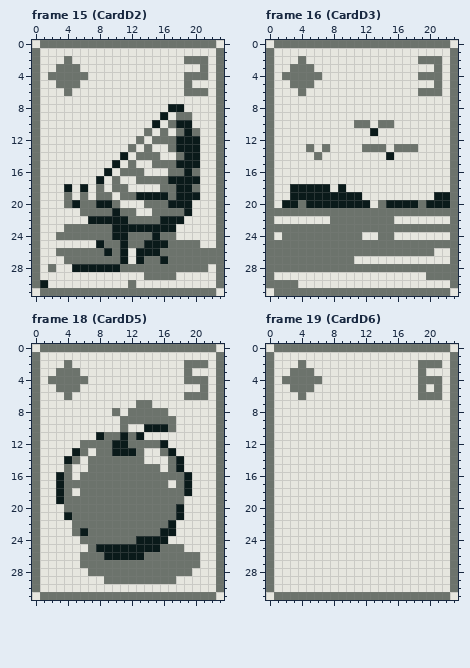
Pixel-art file -- assets/atlas/card.aseprite. Above is the file before it was changed.
24x32 pixels, 60 frames. Shown: frame 15 (CardD2), frame 16 (CardD3), frame 18 (CardD5), frame 19 (CardD6). The commit also changed other frames, which this record leaves out.
The result:
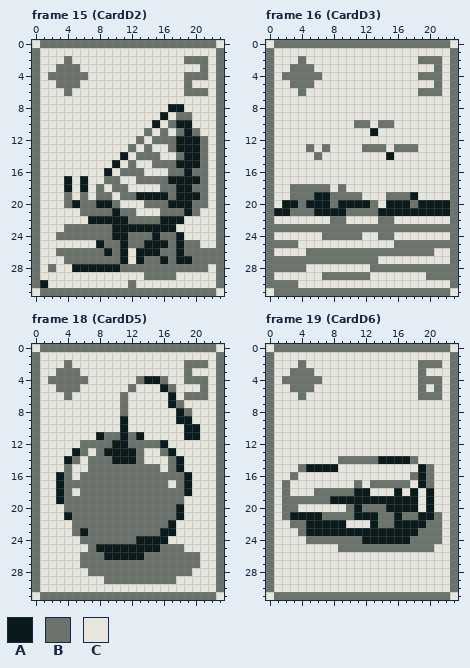
Palette (. is transparent): A #0a1a1a  B #6c736c  C #e6e6df
From old to new:
--- frame 15 (CardD2), layer "face"
@@ x 0..23 @@
 11 BCCCCCCCCCCCCCBCBCBABCCB
-12 BCCCCCCCCCCCCBCBBBAAACCB
-13 BCCCCCCCCCCCBCBCCBAAACCB
-14 BCCCCCCCCCCACBBBCCBAACCB
-15 BCCCCCCCCCACBCCBBBAAACCB
-16 BCCCCCCCCACBBBCCCBBABCCB
-17 BCCCCCCCACBCCBBBBAAAACCB
-18 BCCCACACBCBBCCCCBBAABCCB
-19 BCCCBCBCBBCBBAAAABAAACCB
-20 BCCCBABBAABCCCBBBAAACCCB
-21 BCCCCCBBBBABBCCBBBBACCCB
+12 BCCCCCCCCCCCCBCBBBAAABCB
+13 BCCCCCCCCCCCBCBCCBAAABCB
+14 BCCCCCCCCCCACBBBCCBAABCB
+15 BCCCCCCCCCACBCCBBBAAABCB
+16 BCCCCCCCCACBBBCCCBBABBCB
+17 BCCCACACCBBCCBBBBAAAABCB
+18 BCCCACACBCBBCCCCBBAABBCB
+19 BCCCBCBCBBCBBAAAABAAABCB
+20 BCCCBABBAABCCCBBBAAABBCB
+21 BCCCCCBBBBABBCCCBBBABCCB
 22 BCCCCCCAAAAABBBBAAACCCCB
 23 BCCCBBBBBBAAAAAAAACCCCCB
-24 BCCBBBBBBBAABBBABBCCCCCB
-25 BCCCCCCCABBABBAAABBBBCCB
-26 BCCBBBBBBABACAAABBBBBBBB
-27 BCCCBBBBBBBACABBABBBBBBB
+24 BCCBBBBBBBAABBBABBACCCCB
+25 BCCCCCCCABBABBAAABABBCCB
+26 BCCBBBBBBABACAAABBABBBBB
+27 BCCCBBBBBBBACABBABAABBBB
 28 BCBCCAAAAAABBBBBBBBBBBCB
--- frame 16 (CardD3), layer "face"
@@ x 0..23 @@
 17 BCCCCCCCCCCCCCCCCCCCCCCB
-18 BCCAAAAACACCCCCCCCCCCCCB
-19 BCCAAAAAAAAACCCCCCCCCAAB
-20 BCAABAAAAAAAACBAAAABAAAB
-21 BBBBBBBBBBBBBBBBBBBBBBBB
-22 BCCCCCCCBBBBBBBBCCCCCCCB
+18 BCCBBBBBCBCCCCCCCCCCCCCB
+19 BCCBBBAABBBBCCCBBBACCCCB
+20 BCAABAAABAAAABCAAABAAAAB
+21 BAABBBAAAABBBBAAAAAAAAAB
+22 BCCCCCCCBBCCCCBBCCCCCCCB
 23 BBBBBBBBBBBBBBBBBBBBBBBB
-24 BCBBBBBBBBBBCCBBCCCCCCCB
-25 BBBBBBBBBBBBBBBBBBBBBBBB
-26 BBBBBBBBBBBBBBBBBBBBBCCB
-27 BBBBBBBBBBBCCCCCCCCCCCCB
-28 BBBBBBBBBBBBBBBBBBBBBBBB
-29 BCCCCCCCCCCCCCCCCCCCBBBB
+24 BCCCCCCBBBBBCCBBCCCCCCCB
+25 BBBBCCCCCCCCCCCCBBBBBBBB
+26 BCCCCBBBBBBBBBBBBBBBBCCB
+27 BBBBBBBBBBBBBBCCCCCCCCCB
+28 BBBBBCCCCCCCCBBBBBBBBBBB
+29 BCCCCCCBBBBBBCCCCCCCBBBB
 30 BBBBCCCCCCCCCCCCCCCCCCCB
--- frame 18 (CardD5), layer "face"
@@ x 7..22 @@
  3 CCCCCCCCCCCCBCCC
- 4 CCCCCCCCCCCCBBBC
- 5 CCCCCCCCCCCCCCBC
- 6 CCCCCCCCCCCCBBBC
- 7 CCCCCCBBCCCCCCCC
- 8 CCCBCBBBBBCCCCCC
- 9 CCCCBBBBBBBCCCCC
-10 CCCCBCCAAABCCCCC
-11 CABBABACCCCCCCCC
+ 4 CCCCCCBAABCCBBBC
+ 5 CCCCCBCCCABCCCBC
+ 6 CCCCBCCCCCACBBBC
+ 7 CCCCBCCCCCABCCCC
+ 8 CCCCBCCCCCCABCCC
+ 9 CCCCACCCCCCAACCC
+10 CCCCACCCCCCCAACC
+11 CABBABACCCCCAACC
 12 BBBAABBBBACCCCCC
-13 CBBAAABCCBACCCCC
-14 BBBBBBBCCCBACCCC
+13 CBAAAABCCBACCCCC
+14 BBBAAABCCCBACCCC
 15 BBBBBBBBBCBACCCC
--- frame 19 (CardD6), layer "face"
@@ x 0..23 @@
 13 BCCCCCCCCCCCCCCCCCCCCCCB
-14 BCCCCCCCCCCCCCCCCCCCCCCB
-15 BCCCCCCCCCCCCCCCCCCCCCCB
-16 BCCCCCCCCCCCCCCCCCCCCCCB
-17 BCCCCCCCCCCCCCCCCCCCCCCB
-18 BCCCCCCCCCCCCCCCCCCCCCCB
-19 BCCCCCCCCCCCCCCCCCCCCCCB
-20 BCCCCCCCCCCCCCCCCCCCCCCB
-21 BCCCCCCCCCCCCCCCCCCCCCCB
-22 BCCCCCCCCCCCCCCCCCCCCCCB
-23 BCCCCCCCCCCCCCCCCCCCCCCB
-24 BCCCCCCCCCCCCCCCCCCCCCCB
-25 BCCCCCCCCCCCCCCCCCCCCCCB
+14 BCCCCCCCCBBBBBAAAABCCCCB
+15 BCCCBAAAACCCCCCCCCCABCCB
+16 BCCBCCCCCCCCCCCCCCBABCCB
+17 BCBCCCCCCCCBCBBBBBCABCCB
+18 BCBCCCBBBBBAACCCACACACCB
+19 BCBBBBBBAAAAAAAAAAACACCB
+20 BCBBCCCCCCBABBBAAAACACCB
+21 BCBAAAABBBBAAABBABBAABCB
+22 BCCBBAAAAACCCABBAAAABBCB
+23 BCCCBAAAAAAAAAAAAAABBBCB
+24 BCCCCBBBBBBBAAAAAABBBBCB
+25 BCCCCCCCCBBBBBBBBBBBBCCB
 26 BCCCCCCCCCCCCCCCCCCCCCCB
